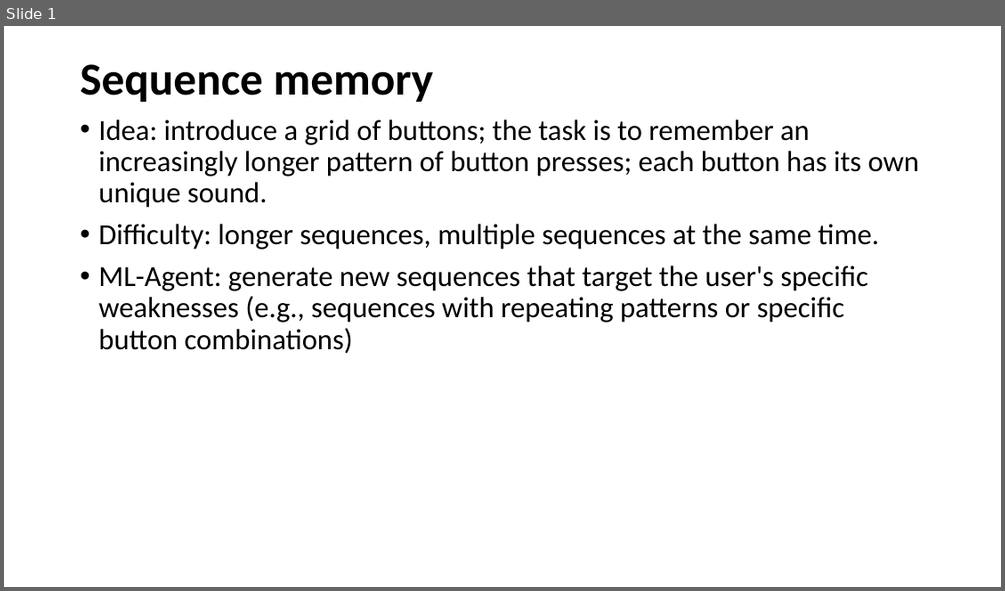
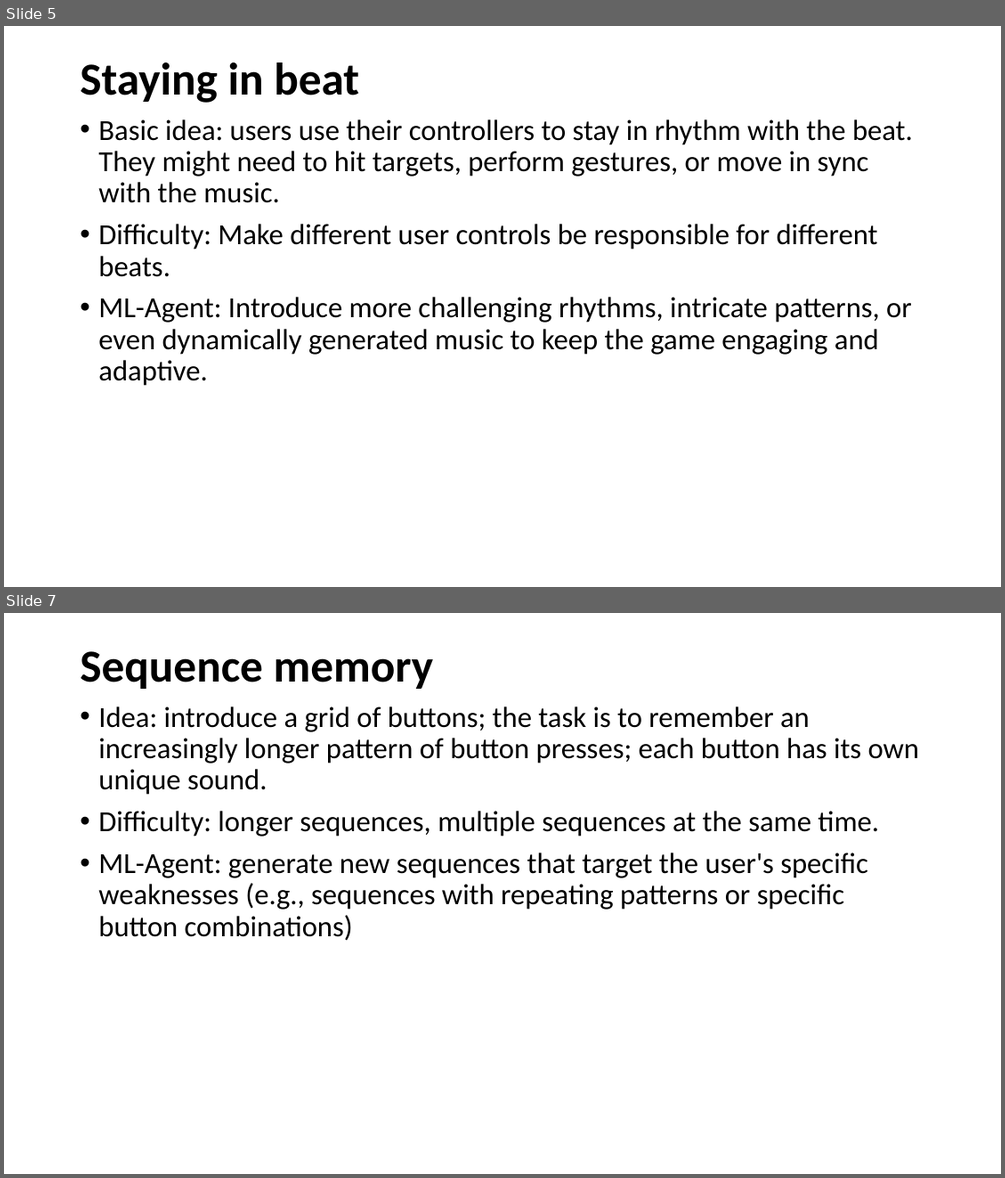
Before and after one commit to ztsv-av/xr_ml, a slide deck: vr_ideas.pptx. Shown one above the other, each under a label of ours: slide 1 before the commit, slides 5 and 7 after it; the slides between them are not shown. The pictures are 1005x591 and 1005x1178 pixels, drawn with LibreOffice and Linux fonts; fonts in the diff are those of the drawing. Boxes give left, top, right and bottom in pixels: in the first picture for what was removed or moved away, otherwise in the second. Text is boxed around its words. In the diff, an @@ line names an element or a change of style, - is before the commit and + after.

```diff
--- a/vr_ideas.pptx
+++ b/vr_ideas.pptx
@@ slide 5 added at <box>4,26,1001,587</box>, background #FFFFFF @@
@@ title added at <box>80,62,359,103</box>, 44 pt, text #000000, bold @@
+Staying in beat
@@ text added at <box>98,119,913,386</box>, 28 pt, text #000000 @@
+• Basic idea: users use their controllers to stay in rhythm with the beat. They might need to hit targets, perform gestures, or move in sync with the music.
+• Difficulty: Make different user controls be responsible for different beats.
+• ML-Agent: Introduce more challenging rhythms, intricate patterns, or even dynamically generated music to keep the game engaging and adaptive.
@@ what was slide 1 is now slide 7 @@
```
Also in this commit, not shown: 6 slides changed, 2 other slides added.
